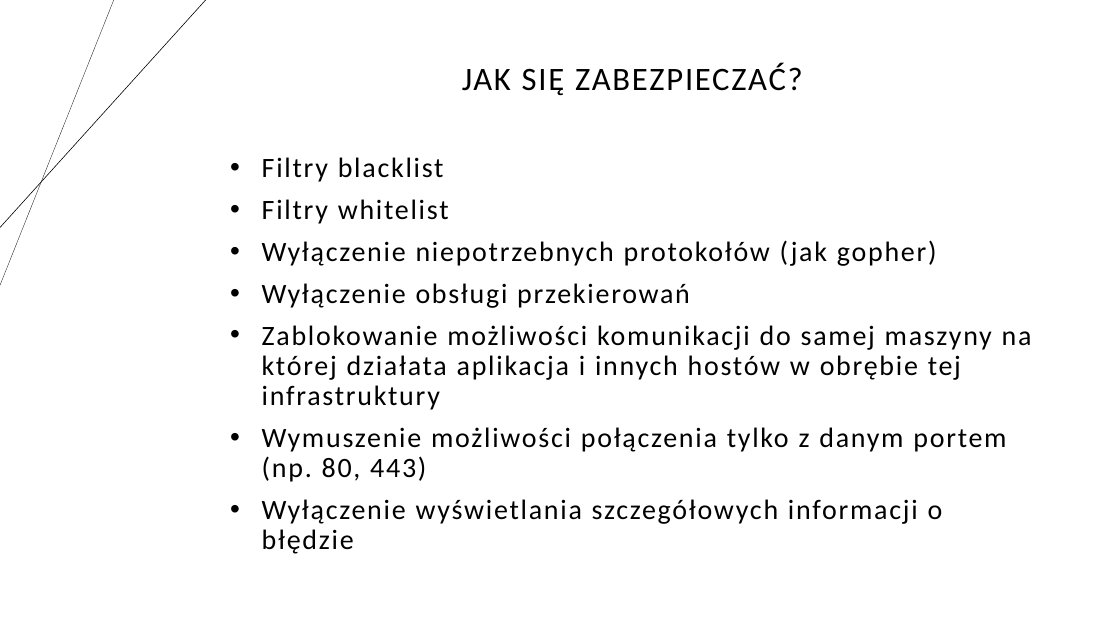
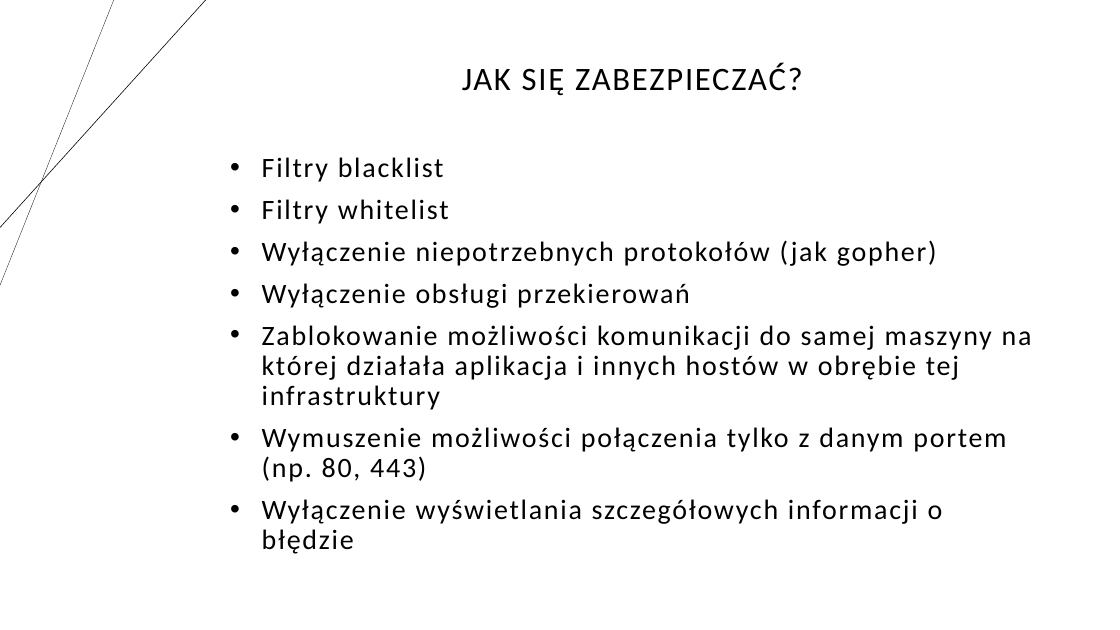
Before and after one commit to shionorix/SSRF-project, a slide deck: slide 23 of Podatność Server Side Request Forgery z wykorzystaniem strony.pptx. Drawn at 1120x630 pixels with LibreOffice and Linux fonts; fonts in the diff are those of the drawing. Boxes give left, top, right and bottom in pixels: in the first picture for what was removed or moved away, otherwise in the second. Text is boxed around its words. In the diff, an @@ line names an element or a change of style, - is before the commit and + after.

```diff
--- a/Podatność Server Side Request Forgery z wykorzystaniem strony.pptx
+++ b/Podatność Server Side Request Forgery z wykorzystaniem strony.pptx
@@ text at (x1=262, y1=325, x2=1032, y2=410): text changed @@
-• Zablokowanie możliwości komunikacji do samej maszyny na której działata aplikacja i innych hostów w obrębie tej infrastruktury
+• Zablokowanie możliwości komunikacji do samej maszyny na której działała aplikacja i innych hostów w obrębie tej infrastruktury
```
Also in this commit, not shown: 1 other slide changed.
